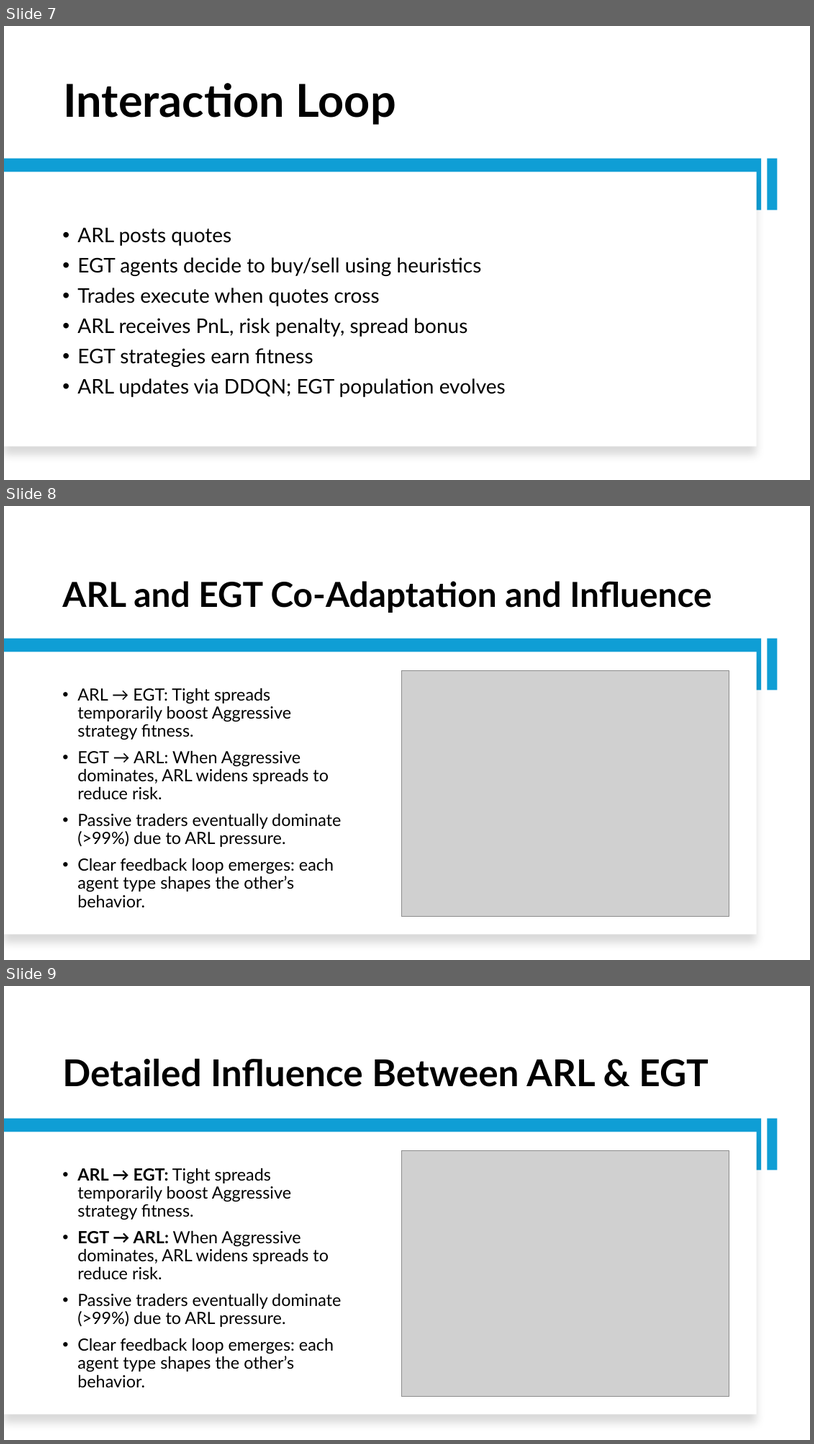
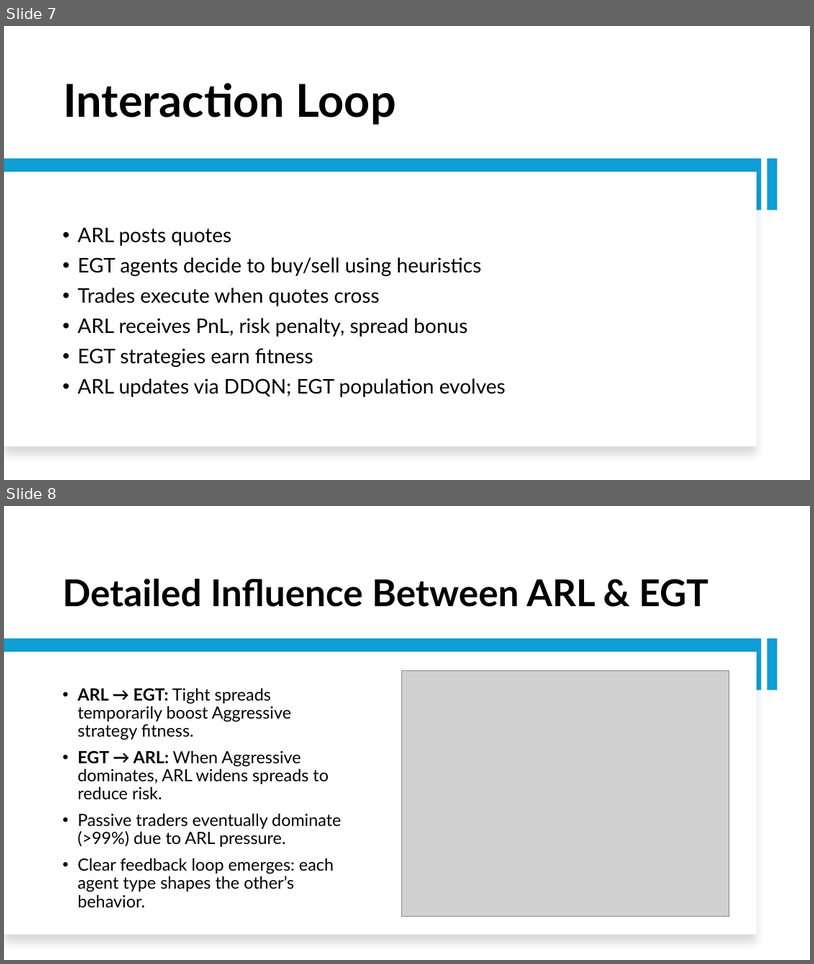
Before and after one commit to Srithwak/Coevolutionary_ARL_vs_EGT_agents_research, a slide deck: presentation.pptx. Shown one above the other, each under a label of ours: slides 7, 8 and 9 before the commit, slides 7 and 8 after it. The pictures are 814x1444 and 814x964 pixels, drawn with LibreOffice and Linux fonts; fonts in the diff are those of the drawing; grey boxes stand for pictures. Boxes give left, top, right and bottom in pixels: in the first picture for what was removed or moved away, otherwise in the second. Text is boxed around its words. In the diff, an @@ line names an element or a change of style, - is before the commit and + after.

Commit message:
Pushing initial formatted ppt

```diff
--- a/presentation.pptx
+++ b/presentation.pptx
@@ slide 8 removed at bbox=[4, 506, 810, 960], background #FFFFFF @@
@@ title removed at bbox=[62, 581, 712, 613] @@
-ARL and EGT Co-Adaptation and Influence
@@ rectangle removed at bbox=[4, 638, 762, 690] @@
@@ rectangle removed at bbox=[4, 651, 757, 934] @@
@@ rectangle removed at bbox=[767, 638, 778, 690] @@
@@ picture removed at bbox=[401, 671, 729, 916] @@
@@ text removed at bbox=[77, 687, 341, 907] @@
-• ARL → EGT: Tight spreads temporarily boost Aggressive strategy fitness.
-• EGT → ARL: When Aggressive dominates, ARL widens spreads to reduce risk.
-• Passive traders eventually dominate (>99%) due to ARL pressure.
-• Clear feedback loop emerges: each agent type shapes the other’s behavior.
@@ what was slide 9 is now slide 8 @@
```
